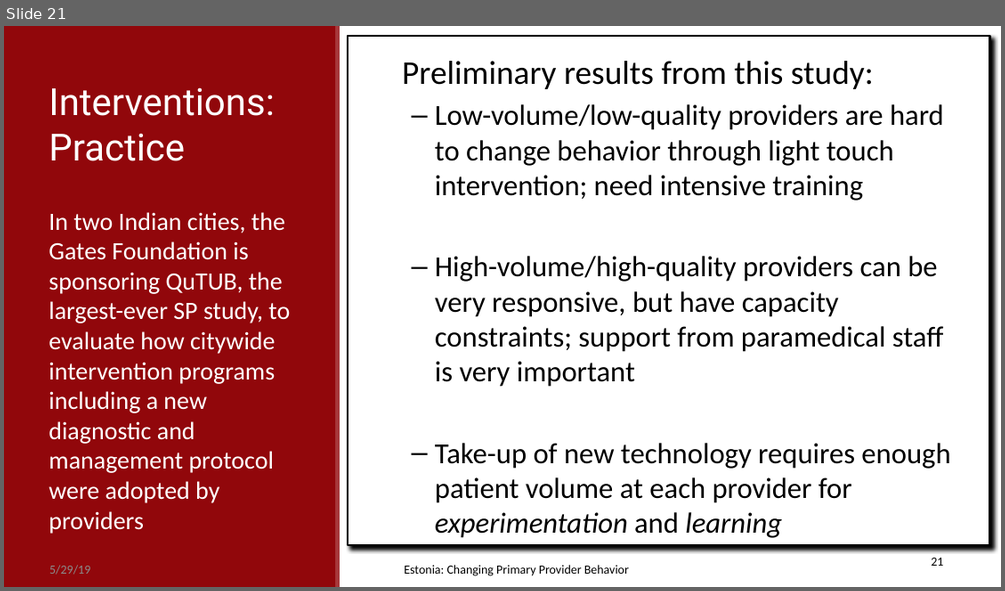
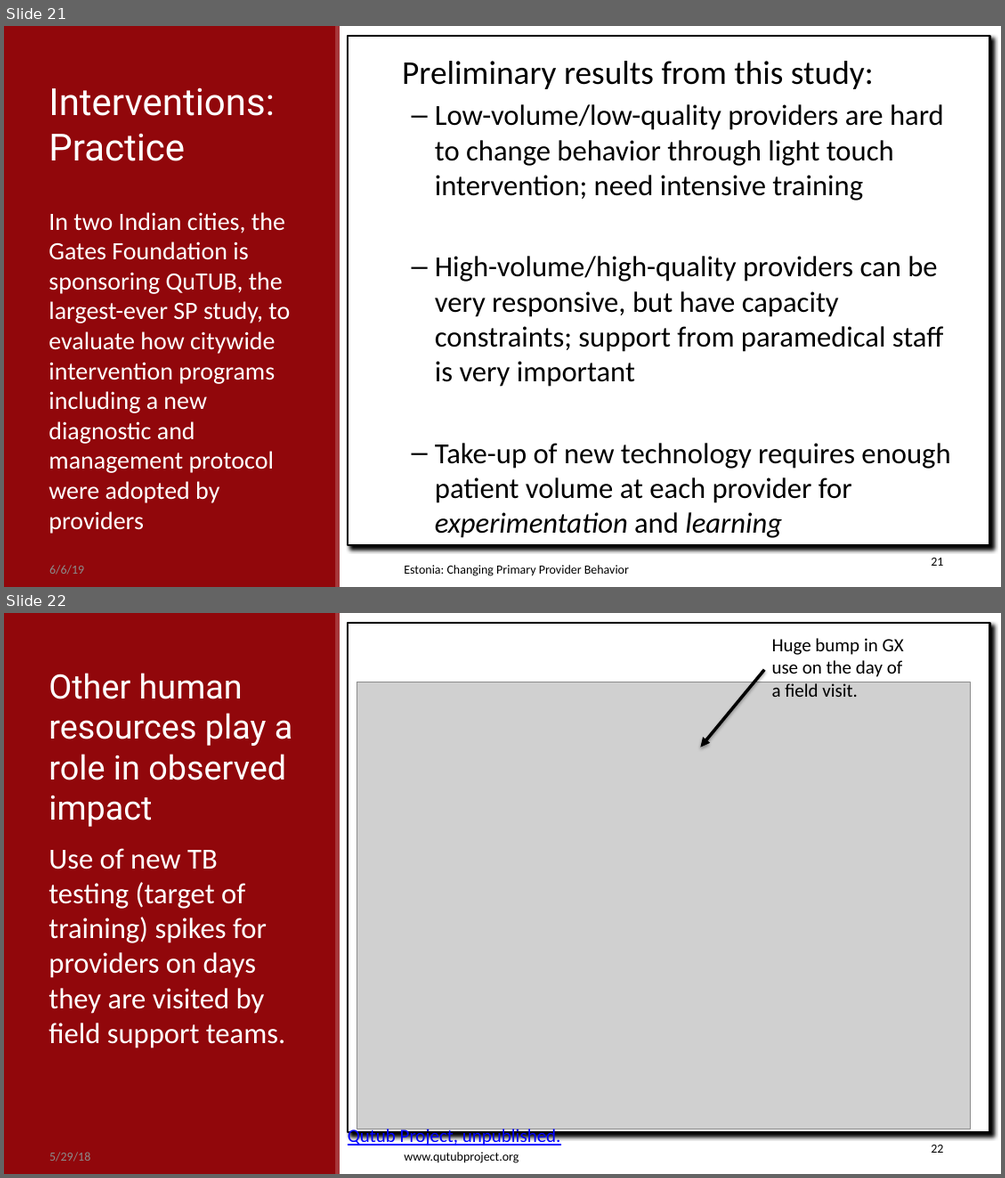
Before and after one commit to bbdaniels/resources, a slide deck: estonia-health-bbd.pptx. Shown one above the other, each under a label of ours: slide 21 before the commit, slides 21 and 22 after it. The pictures are 1005x591 and 1005x1178 pixels, drawn with LibreOffice and Linux fonts; fonts in the diff are those of the drawing; grey boxes stand for pictures. Boxes give left, top, right and bottom in pixels: in the first picture for what was removed or moved away, otherwise in the second. Text is boxed around its words. In the diff, an @@ line names an element or a change of style, - is before the commit and + after.

Commit message:
Add slides

```diff
--- a/estonia-health-bbd.pptx
+++ b/estonia-health-bbd.pptx
@@ slide 22 added at bbox=[4, 613, 1001, 1174], background #FFFFFF; not listed: 3 template elements that a slide beside it also shows @@
@@ text added at bbox=[772, 638, 904, 697], 18 pt, text #000000 @@
+Huge bump in GX use on the day of a field visit.
@@ title added at bbox=[48, 673, 293, 827], 32.4 pt, text #FFFFFF @@
+Other human resources play a role in observed impact
@@ picture added at bbox=[357, 682, 971, 1129] @@
@@ arrow added from (764, 670) to (700, 747), #000000 3 pt @@
@@ text added at bbox=[48, 848, 286, 1048], 28 pt, text #FFFFFF @@
+Use of new TB testing (target of training) spikes for providers on days they are visited by field support teams.
@@ text added at bbox=[348, 1126, 561, 1147], 18 pt, text #0000FF, underline @@
+Qutub Project, unpublished.
@@ page number added at bbox=[930, 1144, 943, 1152], 12 pt, text #000000 @@
+22
@@ text added at bbox=[49, 1151, 90, 1161], 12 pt, text #8C8C8C @@
+5/29/18
@@ text added at bbox=[404, 1151, 518, 1163], 12 pt, text #000000 @@
+www.qutubproject.org
@@ slide 21 changed as well @@
@@ text at bbox=[49, 564, 84, 574]: text changed @@
-5/29/19
+6/6/19
```
Also in this commit, not shown: 23 other slides changed, 1 other file.
